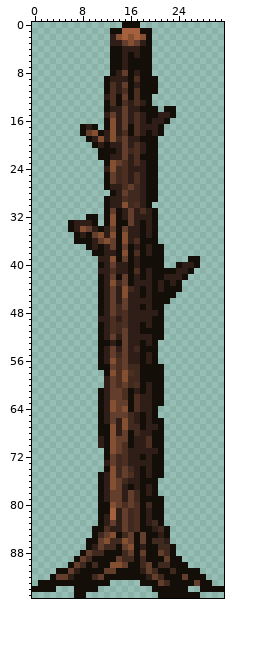
Sprite sheet -- content/Entities/Nature/Pine/Tree.Pine.png. The first picture shows the starting point.
The file is 32x96 pixels.
And afterwards:
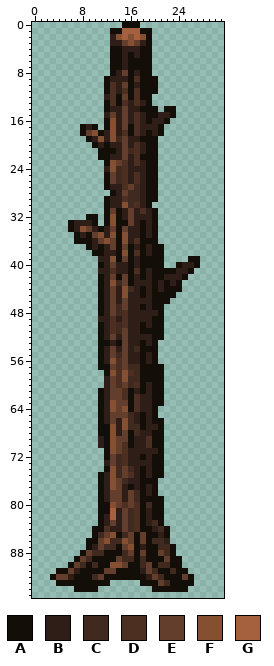
Palette (. is transparent): A #140e08  B #2f1e17  C #40291f  D #4d2f21  E #643e2d  F #854f32  G #a5613d
Difference:
@@ x 0..31 @@
 89 .......AECAAAAECCACAAAEAA.......
-90 ......AECACAAFFEAACEACCAAA......
-91 ....AAEBAAAAEEAAAABECAACAAAA....
-92 ...AEEBAAACEAAAAAAABECAAAEAAA...
-93 .AAAAAAAAAAAA.....AAAECAAAAEAA..
-94 AAAA...AAAA.........AAAAAA..AAAA
-95 .......AA............AAAAAAA....
+90 ......AECACAAFFEAACEACCAA.......
+91 ....AAEBAAAAEEAAAABECAACAA......
+92 ...AEEBAAACEAAAAAAABECAAAEA.....
+93 ....AAAAAAAAA.....AAAECAAAA.....
+94 .......AAAA.........AAAAAA......
+95 ................................
